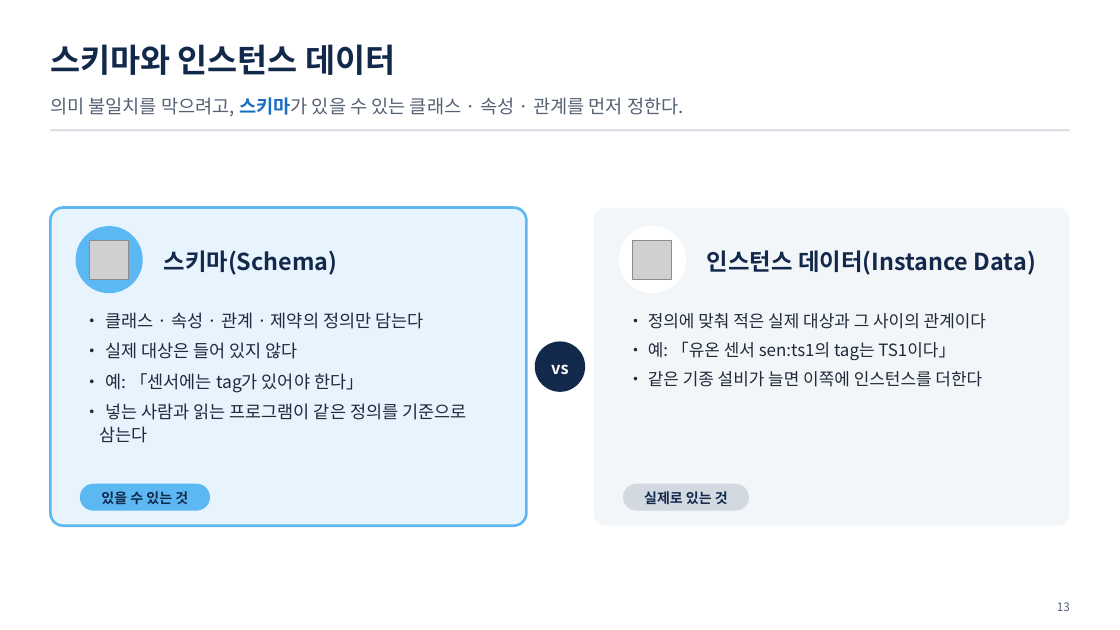
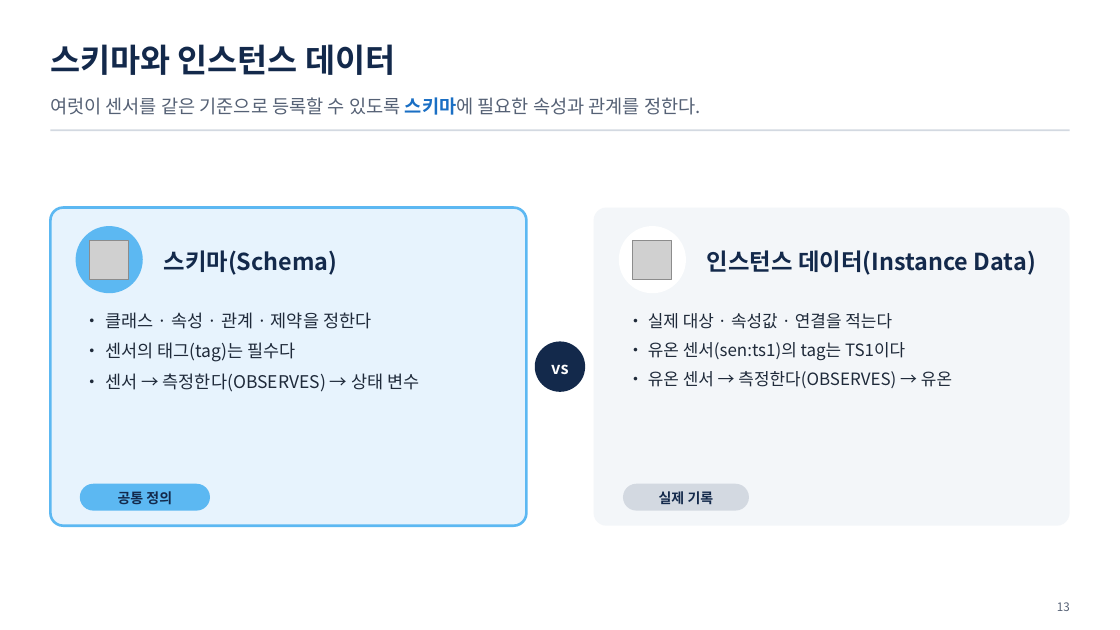
Before and after one commit to uengine-oss/hyd-iot-edu, a slide deck: slide 13 of workspace/강의제작/산출물/통합반/이론_오프라인/02회차/통합반_오프라인_02회차.pptx. Drawn at 1120x630 pixels with LibreOffice and Linux fonts; fonts in the diff are those of the drawing; grey boxes stand for pictures. Boxes give left, top, right and bottom in pixels: in the first picture for what was removed or moved away, otherwise in the second. Text is boxed around its words. In the diff, an @@ line names an element or a change of style, - is before the commit and + after.

```diff
--- a/workspace/강의제작/산출물/통합반/이론_오프라인/02회차/통합반_오프라인_02회차.pptx
+++ b/workspace/강의제작/산출물/통합반/이론_오프라인/02회차/통합반_오프라인_02회차.pptx
@@ text at bbox=[50, 97, 701, 115]: text changed @@
-의미 불일치를 막으려고, 스키마가 있을 수 있는 클래스 · 속성 · 관계를 먼저 정한다.
+여럿이 센서를 같은 기준으로 등록할 수 있도록 스키마에 필요한 속성과 관계를 정한다.
@@ text at bbox=[105, 312, 419, 392]: text changed @@
-• 클래스 · 속성 · 관계 · 제약의 정의만 담는다
-• 실제 대상은 들어 있지 않다
-• 예: 「센서에는 tag가 있어야 한다」
-• 넣는 사람과 읽는 프로그램이 같은 정의를 기준으로 삼는다
+• 클래스 · 속성 · 관계 · 제약을 정한다
+• 센서의 태그(tag)는 필수다
+• 센서 → 측정한다(OBSERVES) → 상태 변수
@@ text at bbox=[648, 313, 952, 388]: text changed @@
-• 정의에 맞춰 적은 실제 대상과 그 사이의 관계이다
-• 예: 「유온 센서 sen:ts1의 tag는 TS1이다」
-• 같은 기종 설비가 늘면 이쪽에 인스턴스를 더한다
+• 실제 대상 · 속성값 · 연결을 적는다
+• 유온 센서(sen:ts1)의 tag는 TS1이다
+• 유온 센서 → 측정한다(OBSERVES) → 유온
@@ text at bbox=[118, 491, 172, 505]: text changed @@
-있을 수 있는 것
+공통 정의
@@ text at bbox=[659, 491, 714, 505]: text changed @@
-실제로 있는 것
+실제 기록
```
Also in this commit, not shown: 10 other slides changed, 9 other files.
